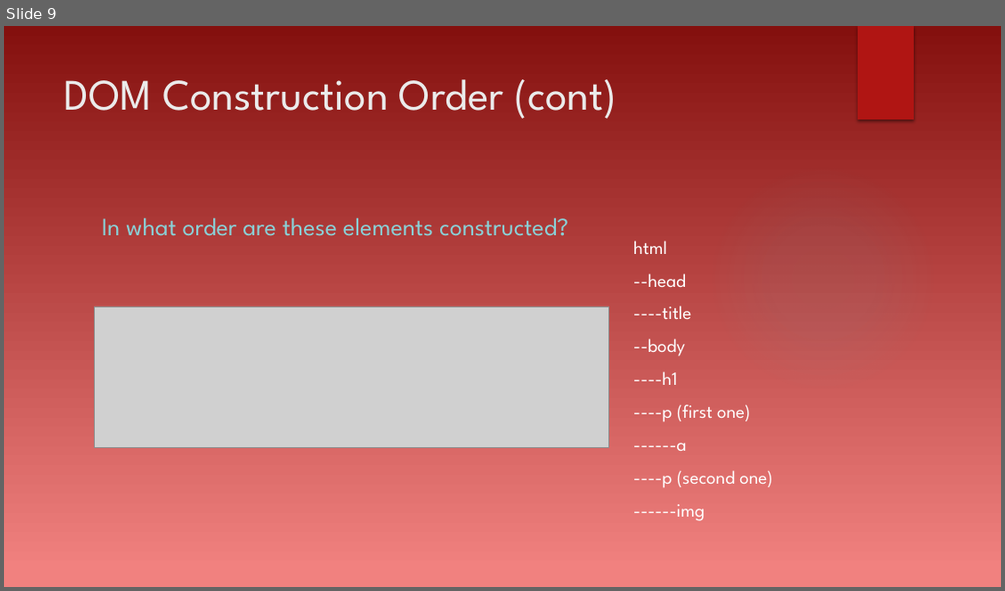
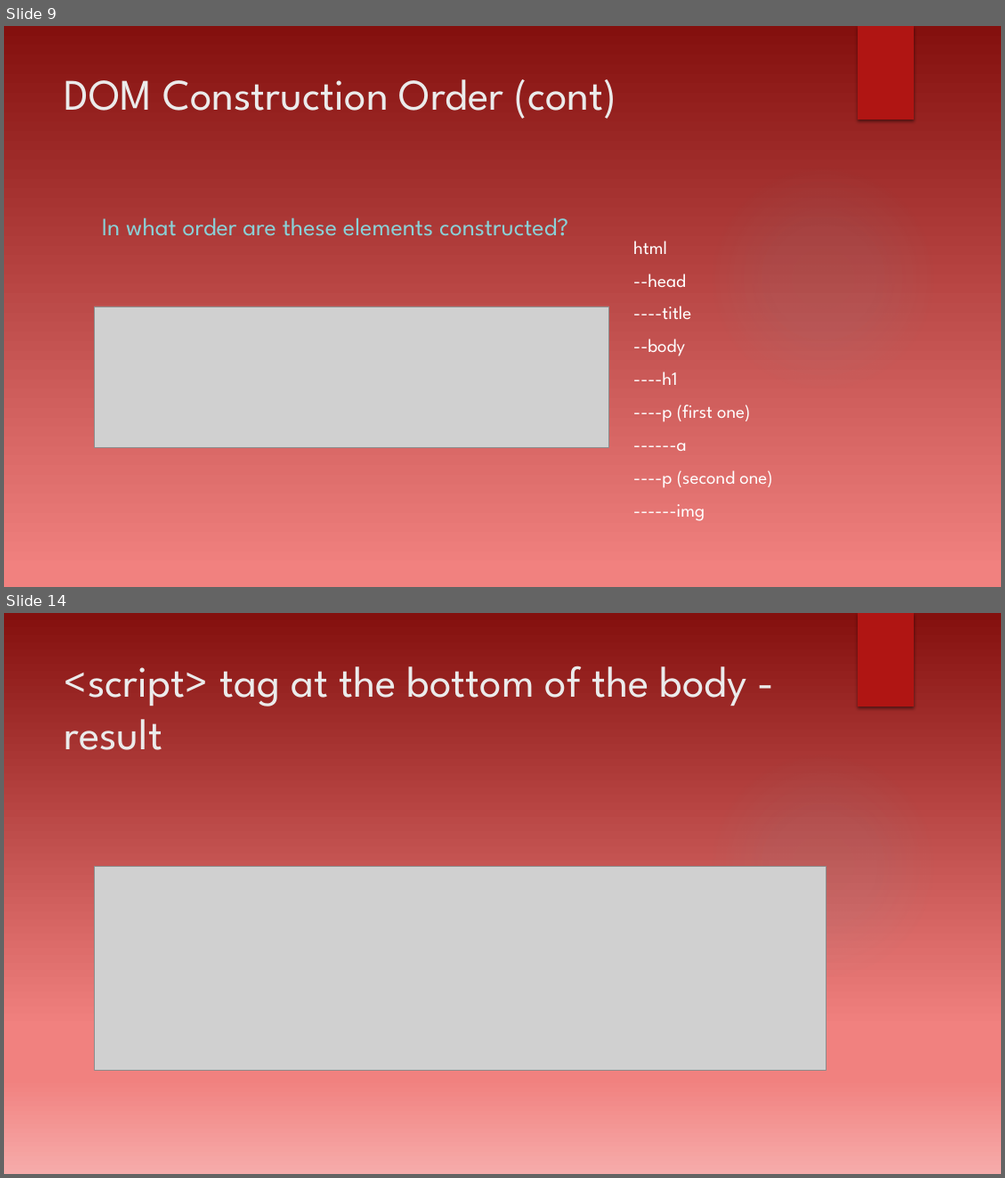
Before and after one commit to dtarvin/evening-work, a slide deck: document-object-model-presentation/Document Object Model.pptx. Shown one above the other, each under a label of ours: slide 9 before the commit, slides 9 and 14 after it; the slides between them are not shown. The pictures are 1005x591 and 1005x1178 pixels, drawn with LibreOffice and Linux fonts; fonts in the diff are those of the drawing; grey boxes stand for pictures; background and template pictures are left out. Boxes give left, top, right and bottom in pixels: in the first picture for what was removed or moved away, otherwise in the second. Text is boxed around its words. In the diff, an @@ line names an element or a change of style, - is before the commit and + after.

```diff
--- a/document-object-model-presentation/Document Object Model.pptx
+++ b/document-object-model-presentation/Document Object Model.pptx
@@ slide 14 added at (4,613,1001,1174), background gradient #84100E to #F1817F to #F6ABAA; not listed: 2 template elements that a slide beside it also shows @@
@@ title added at (65,666,747,750), 42 pt, text #EBEBEB @@
+<script> tag at the bottom of the body - result
@@ picture added at (95,867,825,1070) @@
```
Also in this commit, not shown: 1 slide changed, 10 other slides added, 3 other files.
